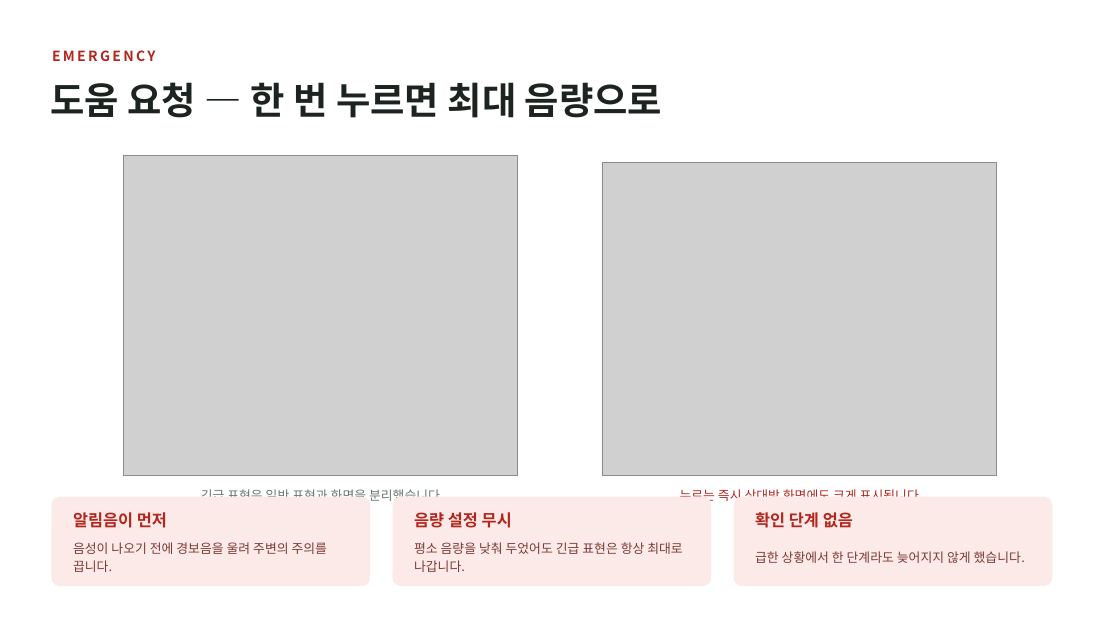
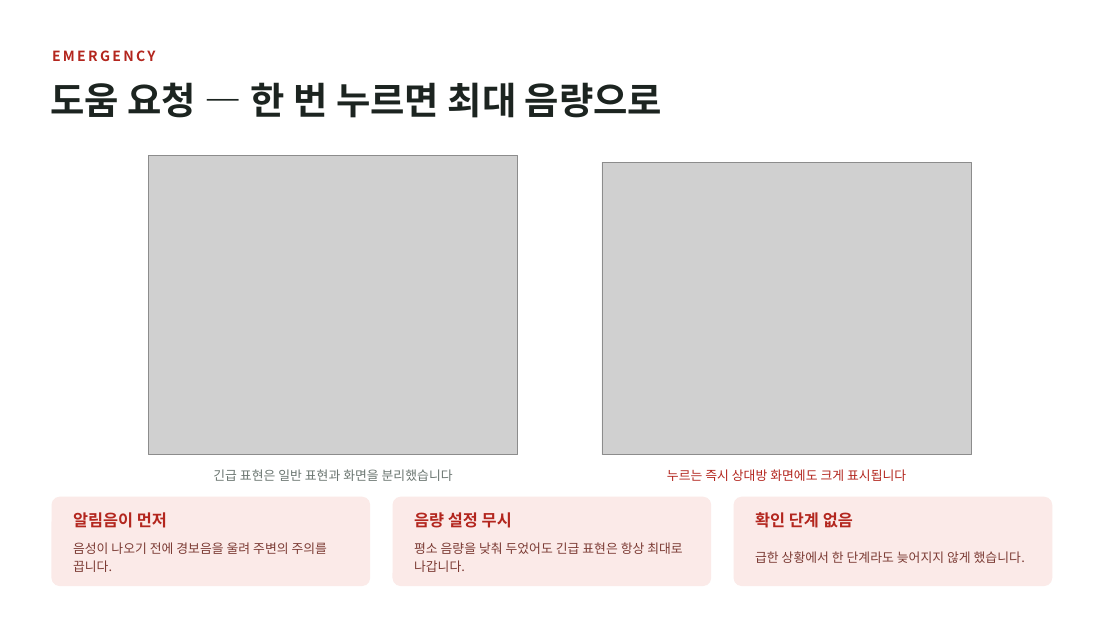
Before and after one commit to dennischoi97-hash/sjb-10, a slide deck: slide 9 of 말빛_AAC_웹앱_시연설명.pptx. Drawn at 1120x630 pixels with LibreOffice and Linux fonts; fonts in the diff are those of the drawing; grey boxes stand for pictures. Boxes give left, top, right and bottom in pixels: in the first picture for what was removed or moved away, otherwise in the second. Text is boxed around its words. In the diff, an @@ line names an element or a change of style, - is before the commit and + after.

```diff
--- a/말빛_AAC_웹앱_시연설명.pptx
+++ b/말빛_AAC_웹앱_시연설명.pptx
@@ picture: place and size @@
-picture at bbox=[124, 155, 518, 476]
+picture at bbox=[149, 155, 518, 455]
@@ picture: place and size @@
-picture at bbox=[602, 163, 997, 476]
+picture at bbox=[602, 162, 972, 455]
@@ text "긴급 표현은 일반 표현과 화면을 ...": place and size @@
-text "긴급 표현은 일반 표현과 화면을 ..." at bbox=[201, 489, 440, 501]
+text "긴급 표현은 일반 표현과 화면을 ..." at bbox=[213, 469, 453, 481]
@@ text "누르는 즉시 상대방 화면에도 크게 ...": place and size @@
-text "누르는 즉시 상대방 화면에도 크게 ..." at bbox=[680, 489, 919, 501]
+text "누르는 즉시 상대방 화면에도 크게 ..." at bbox=[667, 469, 906, 481]
```
Also in this commit, not shown: 3 other slides changed, 2 other files.
